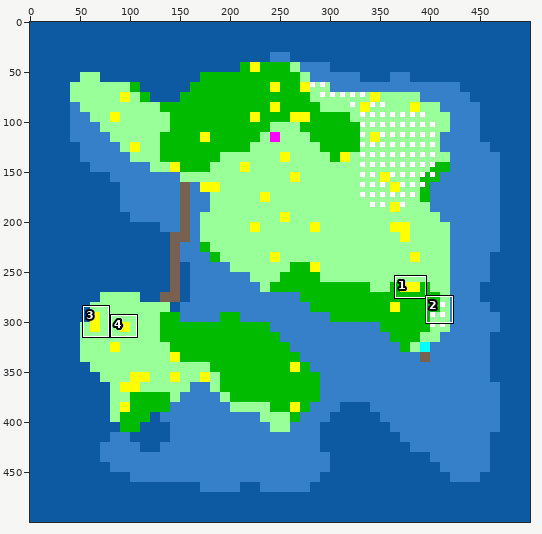
Sprite sheet: map.png. The picture above shows the old version from afar; the outline marks the close-up.
Close-up. Before the commit:
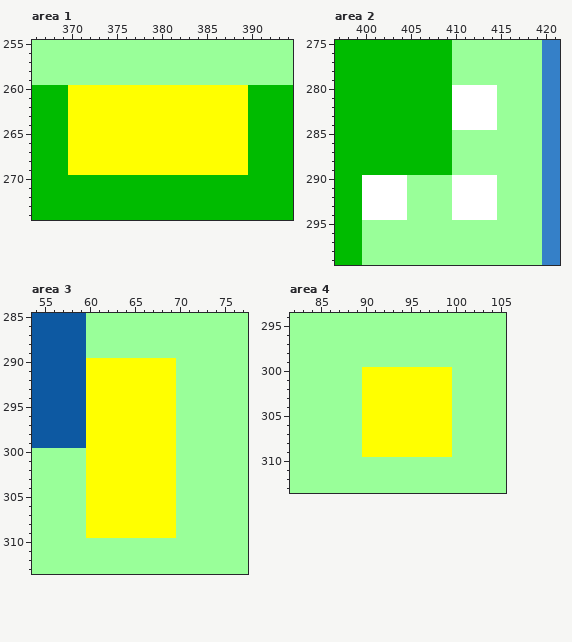
The file is 500x500 pixels. Shown: area 1: x 366..394, y 255..274; area 2: x 397..421, y 275..299; area 3: x 54..77, y 285..313; area 4: x 82..105, y 294..313. The commit also changed other parts of the picture, which this record leaves out.
And afterwards:
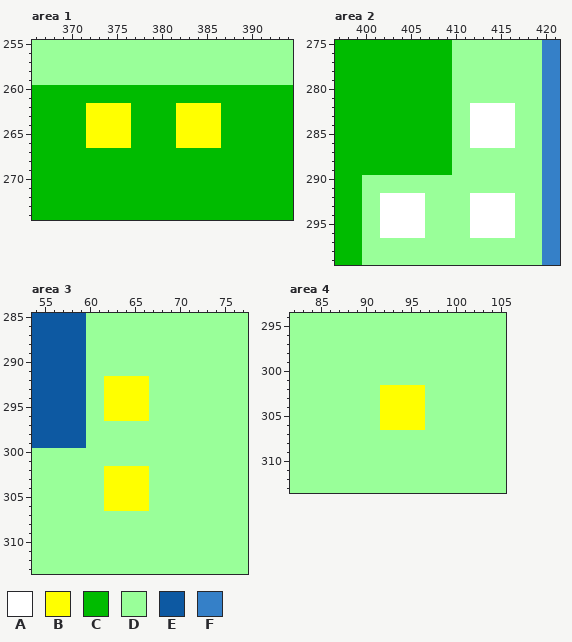
Palette (. is transparent): A #ffffff  B #ffff00  C #00bb00  D #99ff99  E #0d59a2  F #3580c8
What changed:
Area 1:
y 260..261: x 370..389 BBBBBBBBBBBBBBBBBBBB -> CCCCCCCCCCCCCCCCCCCC
y 262..266: x 370..371 BB -> CC; x 377..381 BBBBB -> CCCCC; x 387..389 BBB -> CCC
y 267..269: x 370..389 BBBBBBBBBBBBBBBBBBBB -> CCCCCCCCCCCCCCCCCCCC
Area 2:
y 280..281: x 410..414 AAAAA -> DDDDD
y 282..284: x 410..411 AA -> DD; x 415..416 DD -> AA
y 285..286: x 412..416 DDDDD -> AAAAA
y 290..291: x 400..404 AAAAA -> DDDDD; x 410..414 AAAAA -> DDDDD
y 292..294: x 400..401 AA -> DD; x 405..406 DD -> AA; x 410..411 AA -> DD; x 415..416 DD -> AA
y 295..296: x 402..406 DDDDD -> AAAAA; x 412..416 DDDDD -> AAAAA
Area 3:
y 290..291: x 60..69 BBBBBBBBBB -> DDDDDDDDDD
y 292..296: x 60..61 BB -> DD; x 67..69 BBB -> DDD
y 297..301: x 60..69 BBBBBBBBBB -> DDDDDDDDDD
y 302..306: x 60..61 BB -> DD; x 67..69 BBB -> DDD
y 307..309: x 60..69 BBBBBBBBBB -> DDDDDDDDDD
Area 4:
y 300..301: x 90..99 BBBBBBBBBB -> DDDDDDDDDD
y 302..306: x 90..91 BB -> DD; x 97..99 BBB -> DDD
y 307..309: x 90..99 BBBBBBBBBB -> DDDDDDDDDD
Boxes around the changes in both close-ups, in picture pixels (x1, y1, x2, y2):
changed: (68, 85, 248, 175)
changed: (452, 85, 515, 148)
changed: (362, 175, 515, 238)
changed: (86, 358, 176, 538)
changed: (362, 367, 452, 457)
